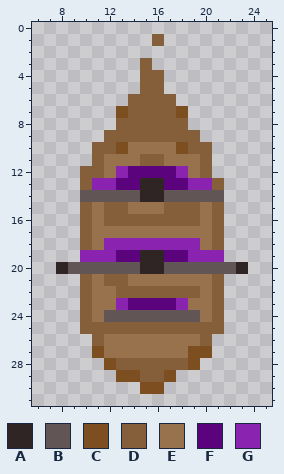
Pixel-art sprite, stored at Game/core/assets/vanbrughShip.png. The picture above is the old version.
The file is 32x32 pixels. Shown: x 6..25, y 0..31.
Palette (. is transparent): A #2f2525  B #615555  C #7d4e1f  D #855f39  E #98724c  F #5b027d  G #8923b0
Once edited:
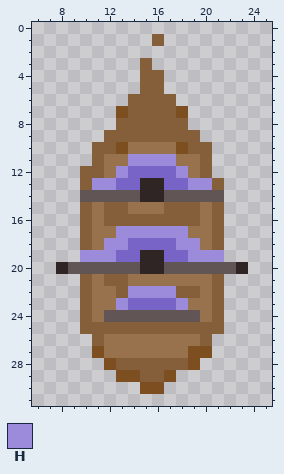
Colours new in this view: H #9c8bdb
The edit:
Colour F changes from #5b027d to #7864c6.
The author changed colour G to colour F in row 18 at x 14 to 17.
The author changed colour D to colour H in row 11 at x 15 to 16; in row 22 at x 14 to 17.
The author changed colour E to colour H in row 11 at x 14 and 17; in row 17 at x 13 to 18.
The author changed colour G to colour H in row 12 at x 13 and 18; in row 13 at x 11 to 12 and 19 to 20; in row 18 at x 12 to 13 and 18 to 19; in row 19 at x 10 to 12 and 19 to 21; in row 23 at x 13 and 18.
Changed places in both pictures, as pixel boxes (x1, y1, x2, y2):
changed: (80, 154, 224, 310)
